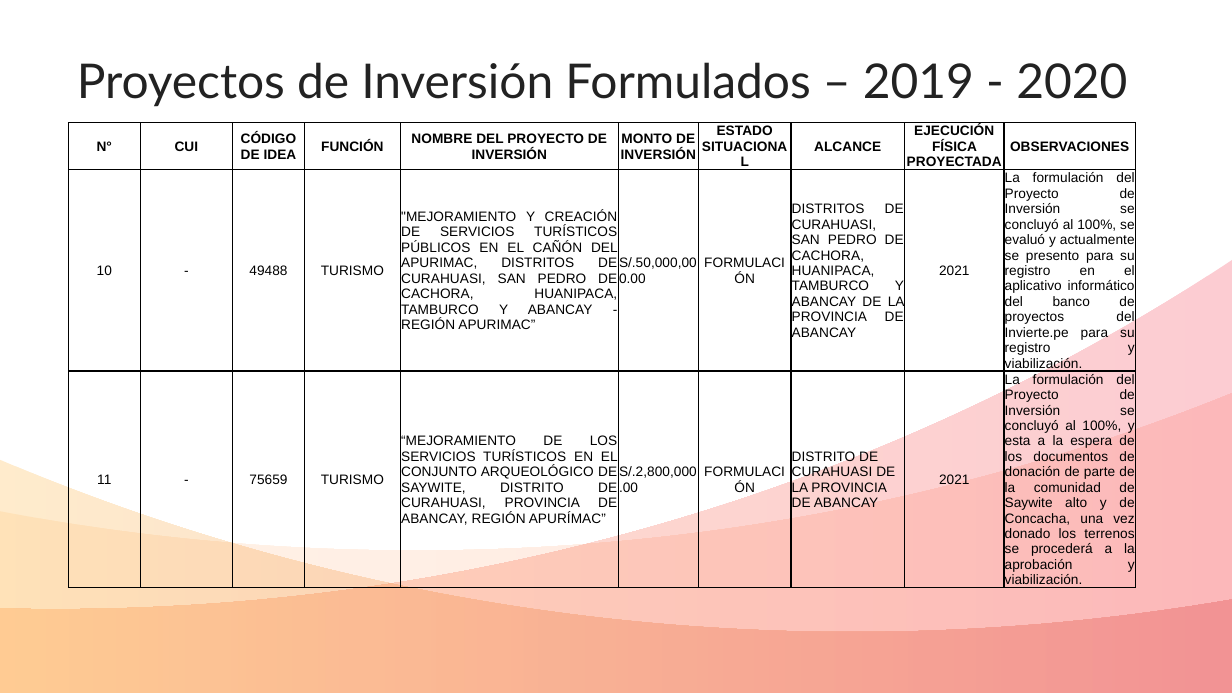
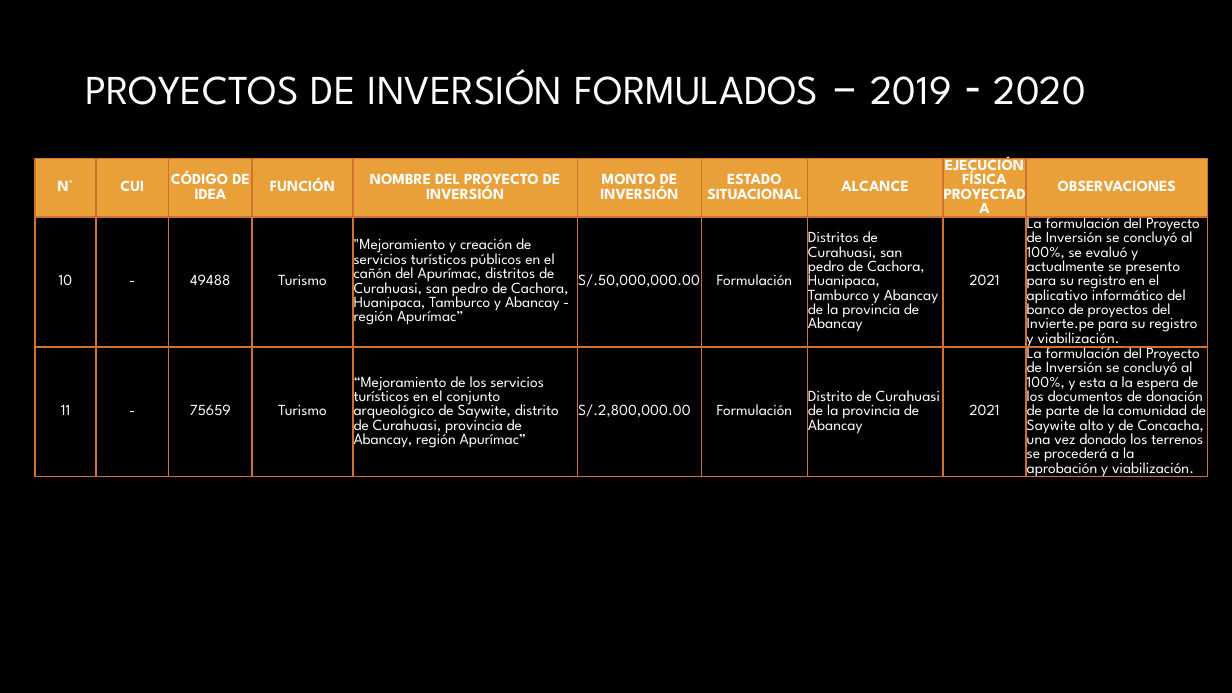
Before and after one commit to ORFEI-GRAP/Gestion-ORFEI, a slide deck: slide 5 of Proyectos Funcion - PRODUCCIÓN.pptx. Drawn at 1232x693 pixels with LibreOffice and Linux fonts; fonts in the diff are those of the drawing; background and template pictures are left out. Boxes give left, top, right and bottom in pixels: in the first picture for what was removed or moved away, otherwise in the second. Text is boxed around its words. In the diff, an @@ line names an element or a change of style, - is before the commit and + after.

```diff
--- a/Proyectos Funcion - PRODUCCIÓN.pptx
+++ b/Proyectos Funcion - PRODUCCIÓN.pptx
@@ background #FFFFFF to picture (left out) @@
@@ text at box(86, 69, 1086, 105): text changed; size 28 to 24 pt; font Lato to League Spartan; text colour #222222 to gradient #FFFFFF to #A6A6A6 @@
-Proyectos de Inversión Formulados – 2019 - 2020
+PROYECTOS DE INVERSIÓN FORMULADOS – 2019 - 2020
@@ table at box(36, 159, 1209, 660) @@
-row 2: 10 | - | 49488 | TURISMO | "MEJORAMIENTO Y CREACIÓN DE SERVICIOS TURÍSTICOS PÚBLICOS EN EL CAÑÓN DEL APURIMAC, DISTRITOS DE CURAHUASI, SAN PEDRO DE CACHORA, HUANIPACA, TAMBURCO Y ABANCAY - REGIÓN APURIMAC” | S/.50,000,000.00 | FORMULACIÓN | DISTRITOS DE CURAHUASI, SAN PEDRO DE CACHORA, HUANIPACA, TAMBURCO Y ABANCAY DE LA PROVINCIA DE ABANCAY | 2021 | La formulación del Proyecto de Inversión se concluyó al 100%, se evaluó y actualmente se presento para su registro en el aplicativo informático del banco de proyectos del Invierte.pe para su registro y viabilización.
+row 2: 10 | - | 49488 | Turismo | "Mejoramiento y creación de servicios turísticos públicos en el cañón del Apurímac, distritos de Curahuasi, san pedro de Cachora, Huanipaca, Tamburco y Abancay - región Apurímac” | S/.50,000,000.00 | Formulación | Distritos de Curahuasi, san pedro de Cachora, Huanipaca, Tamburco y Abancay de la provincia de Abancay | 2021 | La formulación del Proyecto de Inversión se concluyó al 100%, se evaluó y actualmente se presento para su registro en el aplicativo informático del banco de proyectos del Invierte.pe para su registro y viabilización.
-row 3: 11 | - | 75659 | TURISMO | “MEJORAMIENTO DE LOS SERVICIOS TURÍSTICOS EN EL CONJUNTO ARQUEOLÓGICO DE SAYWITE, DISTRITO DE CURAHUASI, PROVINCIA DE ABANCAY, REGIÓN APURÍMAC” | S/.2,800,000.00 | FORMULACIÓN | DISTRITO DE CURAHUASI DE LA PROVINCIA DE ABANCAY | 2021 | La formulación del Proyecto de Inversión se concluyó al 100%, y esta a la espera de los documentos de donación de parte de la comunidad de Saywite alto y de Concacha, una vez donado los terrenos se procederá a la aprobación y viabilización.
+row 3: 11 | - | 75659 | Turismo | “Mejoramiento de los servicios turísticos en el conjunto arqueológico de Saywite, distrito de Curahuasi, provincia de Abancay, región Apurímac” | S/.2,800,000.00 | Formulación | Distrito de Curahuasi de la provincia de Abancay | 2021 | La formulación del Proyecto de Inversión se concluyó al 100%, y esta a la espera de los documentos de donación de parte de la comunidad de Saywite alto y de Concacha, una vez donado los terrenos se procederá a la aprobación y viabilización.
@@ fill none to #E9A039 in row 1 @@
@@ size 8 to 9 pt, font Arial to League Spartan, text colour #000000 to #FFFFFF in "N°", "CUI", "CÓDIGO DE IDEA", "FUNCIÓN" and 18 more places @@
@@ alignment justified to left @@
@@ borders changed @@
@@ table: place and size @@
-table at box(69, 123, 1136, 618)
+table at box(36, 159, 1209, 660)
@@ freeform shape removed at box(0, 260, 1232, 693) @@
@@ freeform shape removed at box(0, 393, 1232, 692) @@
@@ freeform shape removed at box(0, 460, 1232, 692) @@
```
Also in this commit, not shown: 5 other slides changed.
